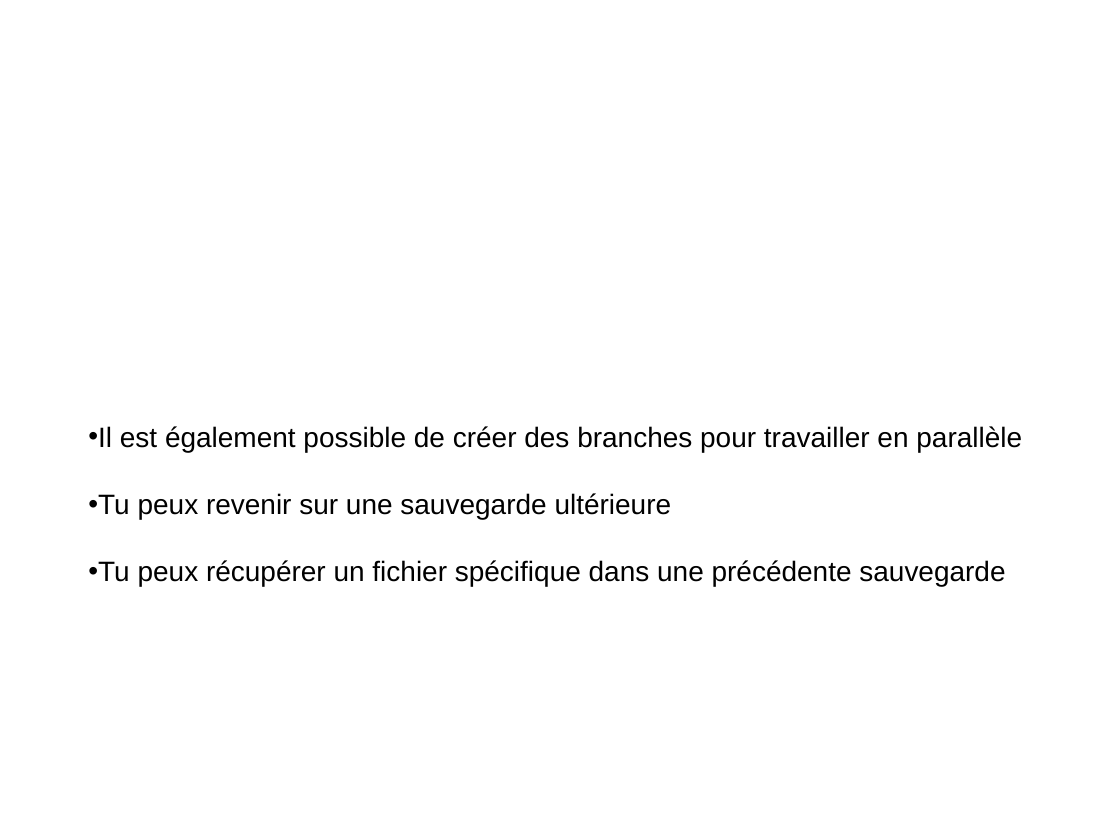
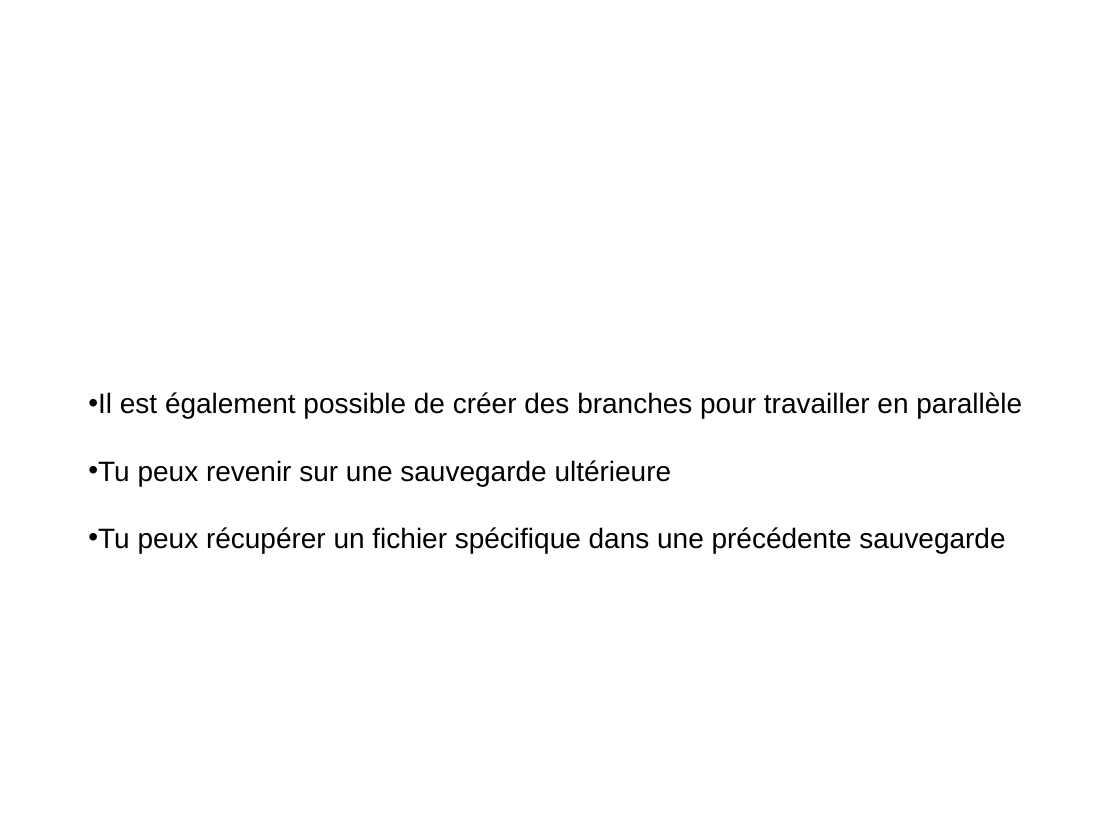
Before and after one commit to Heuclin/Git-sur-Rstudio, a slide deck: slide 17 of Présentation_gitlab_Rstudio.pptx. Drawn at 1120x840 pixels with LibreOffice and Linux fonts; fonts in the diff are those of the drawing; background and template pictures are left out. Boxes give left, top, right and bottom in pixels: in the first picture for what was removed or moved away, otherwise in the second. Text is boxed around its words. In the diff, an @@ line names an element or a change of style, - is before the commit and + after.

Commit message:
modif présentation ppt

```diff
--- a/Présentation_gitlab_Rstudio.pptx
+++ b/Présentation_gitlab_Rstudio.pptx
@@ text "Il est également possible de ..." moved from (x1=88, y1=426, x2=1022, y2=586) to (x1=88, y1=392, x2=1022, y2=553) @@
```
Also in this commit, not shown: 3 other files.
